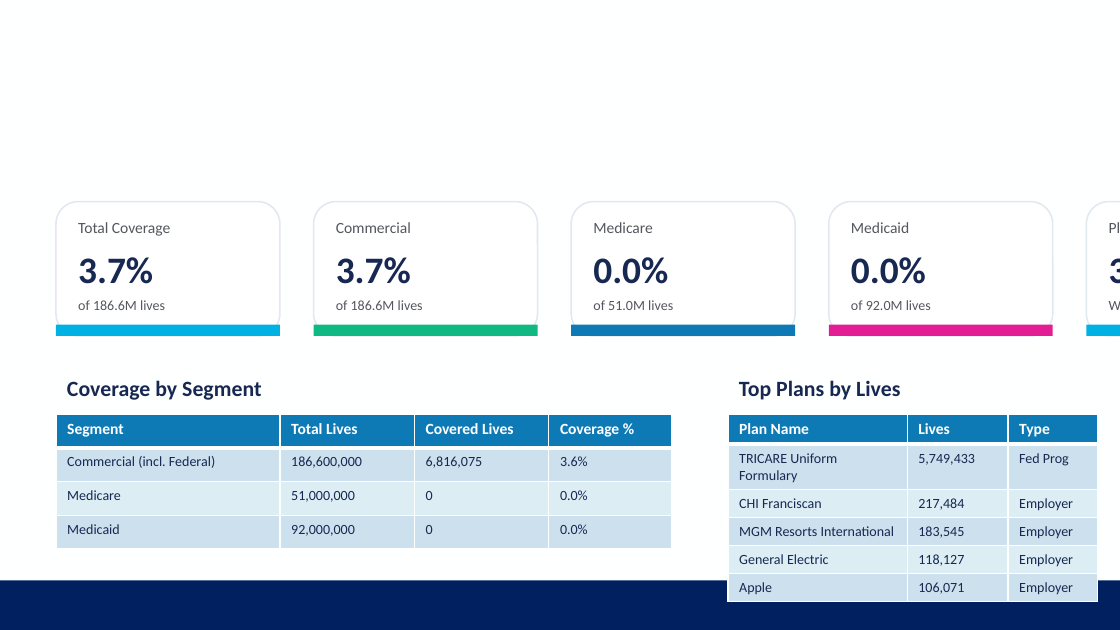
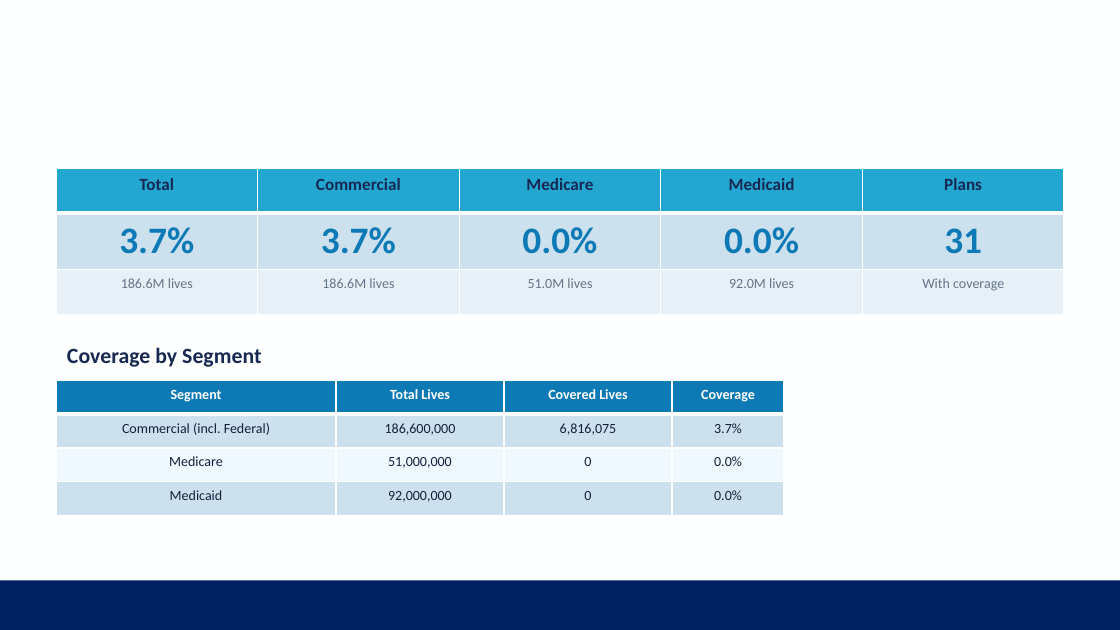
Before and after one commit to jferrante22/Cardamyst, a slide deck: slide 2 of Cardamyst_Executive_Report.pptx. Drawn at 1120x630 pixels with LibreOffice and Linux fonts; fonts in the diff are those of the drawing; background and template pictures are left out. Boxes give left, top, right and bottom in pixels: in the first picture for what was removed or moved away, otherwise in the second. Text is boxed around its words. In the diff, an @@ line names an element or a change of style, - is before the commit and + after.

```diff
--- a/Cardamyst_Executive_Report.pptx
+++ b/Cardamyst_Executive_Report.pptx
@@ table added at [56,168,1064,302], 3 rows, 5 columns @@
+Total | Commercial | Medicare | Medicaid | Plans
+3.7% | 3.7% | 0.0% | 0.0% | 31
+186.6M lives | 186.6M lives | 51.0M lives | 92.0M lives | With coverage
@@ rounded rectangle removed at [56,202,280,336] @@
@@ rounded rectangle removed at [314,202,538,336] @@
@@ rounded rectangle removed at [571,202,795,336] @@
@@ rounded rectangle removed at [829,202,1053,336] @@
@@ rounded rectangle removed at [1086,202,1120,336] @@
@@ text removed at [78,222,170,236] @@
-Total Coverage
@@ text removed at [336,222,411,233] @@
-Commercial
@@ text removed at [593,222,652,233] @@
-Medicare
@@ text removed at [851,222,909,233] @@
-Medicaid
@@ text removed at [1098,213,1120,246] @@
-Plans
@@ text removed at [78,257,153,284] @@
-3.7%
@@ text removed at [336,257,411,284] @@
-3.7%
@@ text removed at [593,257,668,284] @@
-0.0%
@@ text removed at [851,257,926,284] @@
-0.0%
@@ text removed at [1098,241,1120,286] @@
-31
@@ text removed at [1098,291,1120,325] @@
-With coverage
@@ rectangle removed at [56,325,280,336] @@
@@ text removed at [78,300,165,310] @@
-of 186.6M lives
@@ rectangle removed at [314,325,538,336] @@
@@ text removed at [336,300,423,310] @@
-of 186.6M lives
@@ rectangle removed at [571,325,795,336] @@
@@ text removed at [593,300,673,310] @@
-of 51.0M lives
@@ rectangle removed at [829,325,1053,336] @@
@@ text removed at [851,300,931,310] @@
-of 92.0M lives
@@ rectangle removed at [1086,325,1120,336] @@
@@ text "Coverage by Segment": place and size @@
-text "Coverage by Segment" at [67,380,261,400]
+text "Coverage by Segment" at [67,347,261,367]
@@ table at [56,381,784,515] @@
-row 1, column 4: Coverage %
+row 1, column 4: Coverage
-row 2, column 4: 3.6%
+row 2, column 4: 3.7%
@@ fill #DCEEF4 to #F0F8FF in row 3 @@
@@ size 10 to 9 pt in "Segment", "Total Lives", "Covered Lives" @@
@@ text colour #172852 to #151F3B in "Commercial (incl. Federal)", "186,600,000", "6,816,075", "Medicare" and 7 more places @@
@@ alignment left to centre @@
@@ table: place and size @@
-table at [56,414,672,549]
+table at [56,381,784,515]
@@ text removed at [739,380,900,400] @@
-Top Plans by Lives
@@ table removed at [728,414,1098,599], 6 rows, 3 columns @@
-Plan Name | Lives | Type
-TRICARE Uniform Formulary | 5,749,433 | Fed Prog
-CHI Franciscan | 217,484 | Employer
-MGM Resorts International | 183,545 | Employer
-General Electric | 118,127 | Employer
-Apple | 106,071 | Employer
```
Also in this commit, not shown: 1 other slide changed, 1 slide added, 1 slide removed, 1 other file.
